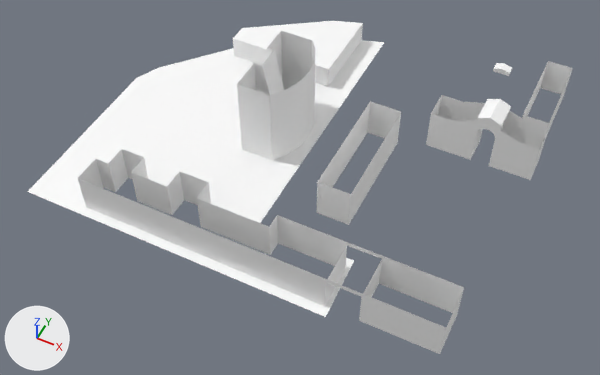
Renders of the OBJ model ゲーム制作Ⅱ/3DLv1_32/GameProgramming/res/colision.obj from each side of a commit.
The view is the same before and after, from a 50 mm lens placed at (208.0, -436.0, 470.0), pointed at (16.0, -54.0, -8.0). The lights are fixed; the arrows at lower left show +X, +Y and +Z. Where no turn or scale is listed for an object, it has been applied to the vertices.

In view in the first picture: 'SketchUp.001_ID200.003', 'SketchUp.003_ID230.003', 'SketchUp.006_ID263.003', 'SketchUp.008_ID293.003', 'SketchUp.010_ID323.003', 'SketchUp.013_ID353.003', 'SketchUp.034_ID560.003', 'SketchUp.035_ID575.003', 'SketchUp.181_ID2054.003', 'SketchUp.225_ID2478.003', 'SketchUp_ID181.003'.
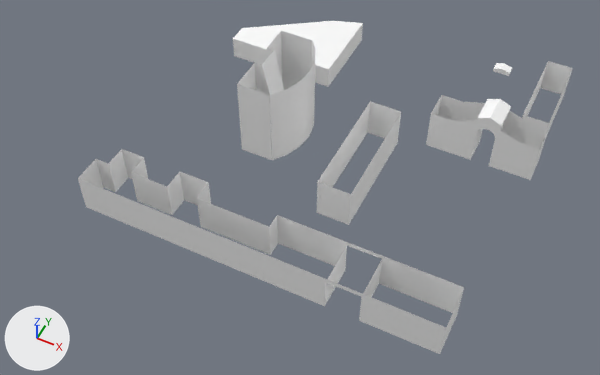
What differs and where, as boxes (x1, y1, x2, y2) in the pictures (600 x 375 px):
```json
{"object": "SketchUp.181_ID2054.003", "change": "deleted", "before": [27, 40, 384, 317]}
```

Edits to the scene script, one JSON object a line:
```json
{"op": "remove", "block": "ob_sketchup_181_id2054_003", "code": ["ob_sketchup_181_id2054_003 = bpy.data.objects.new('SketchUp.181_ID2054.003', me_sketchup_181_id2054_003)", "ob_sketchup_181_id2054_003.location = (0.0, 0.0, 0.0)"]}
```
